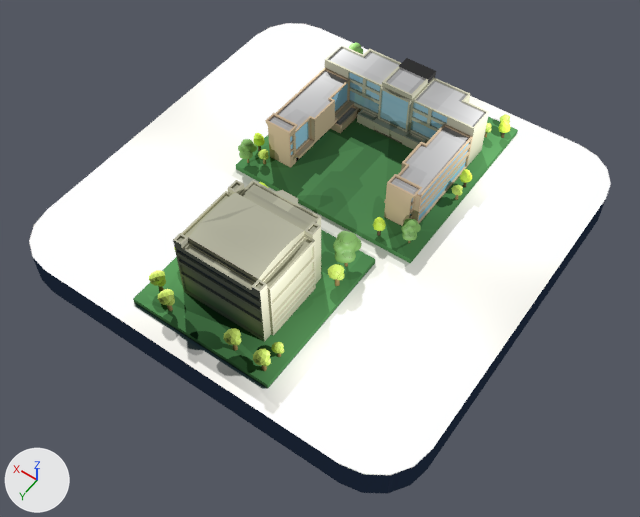
The glTF model model/07.glb as it was, and as the next commit left it.
Both versions are drawn from a 50 mm camera at (-18.9, 27.2, 37.4) aimed at (-1.5, 2.9, -0.8). The lights are fixed; the arrows at lower left show +X, +Y and +Z. Where no turn or scale is listed for an object, it has been applied to the vertices. Vertices at the same position are counted once.

The first picture shows '1', 'Cube.001', 'Cylinder.1278', '管理學院2'.
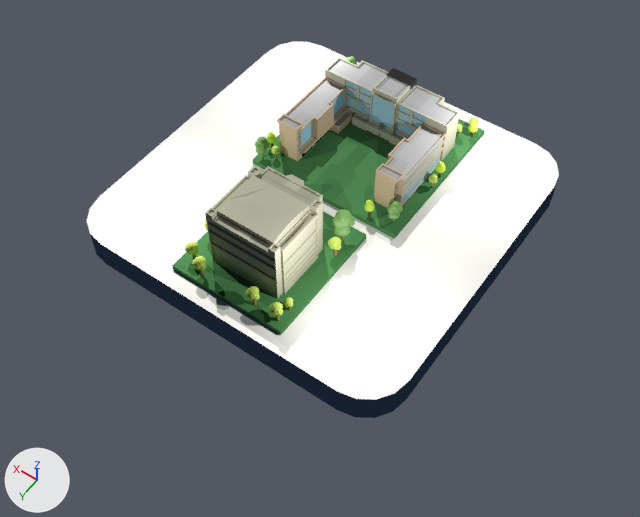
What changed in the scene script:
```text
Change me_cube_001:
    used by ob_cube_001; location = (0.0, 0.0, -0.94)
    remove me_cube_001.from_pydata(...)  # 40 vertices, 76 faces; spans x -12.5..12.5, y -12.5..12.5, z -1.0..1.0
    add me_cube_001.from_pydata(...)  # 7565 vertices, 14862 faces; spans x -12.5..12.5, y -12.5..12.5, z -1.0..5.8
    me_cube_001 part 1: 6909 vertices added at x -6.1..6.0, y -11.2..11.3, z 1.0..5.8
    add me_cube_001.materials.append(mat_米)
    add me_cube_001.materials.append(mat_米橘_009)
    add me_cube_001.materials.append(mat_灰白_水泥__016)
    add me_cube_001.materials.append(mat_窗_玻璃__014)
    add me_cube_001.materials.append(mat_米_006)
    add me_cube_001.materials.append(mat_灰黑_010)
    add me_cube_001.materials.append(mat_樹幹1)
    add me_cube_001.materials.append(mat_樹葉3)
    add me_cube_001.materials.append(mat_樹幹_001)
    add me_cube_001.materials.append(mat_樹葉2_002)
    add me_cube_001.materials.append(mat_樹葉_001)
    add me_cube_001.materials.append(mat_草皮_001)
Change ob_cube_001:
    ob_cube_001.location: (0.0, 0.0, -0.94) -> (0.0, 0.0, 0.23)
    ob_cube_001.scale: (1.0, 1.0, 1.0) -> (0.8, 0.8, 0.881)
Remove ob_管理學院2:
    ob_管理學院2 = bpy.data.objects.new('管理學院2', me_cube_049)
    ob_管理學院2.location = (-0.21, 6.34, 2.71)
Remove ob_cylinder_1278:
    ob_cylinder_1278 = bpy.data.objects.new('Cylinder.1278', me_cylinder_1278)
    ob_cylinder_1278.location = (4.36, -9.8, 0.95)
Remove ob_1:
    ob_1 = bpy.data.objects.new('1', me_底板_001)
    ob_1.location = (-0.11, 6.62, 0.23)
```

Location of each change, (x1, y1, x2, y2) in pixels of the pictures (640 x 517 px):
'Cube.001', reshaped, moved, rescaled (19% narrower, 20% shorter)
    before: (29, 23, 611, 494)
    after: (86, 41, 559, 418)
'管理學院2', deleted
    before: (173, 45, 489, 342)
    faces in mat_米: (173, 180, 321, 342)
    faces in mat_灰白_水泥__016: (269, 48, 486, 195)
    faces in mat_米橘_009: (265, 68, 473, 226)
    faces in mat_米_006: (325, 45, 489, 167)
    faces in mat_窗_玻璃__014: (290, 72, 469, 221)
'1', deleted
    before: (133, 117, 518, 388)
'Cylinder.1278', deleted
    before: (149, 43, 511, 371)
    faces in mat_樹葉2_002: (149, 114, 510, 366)
    faces in mat_樹葉_001: (238, 43, 421, 263)
    faces in mat_樹葉3: (174, 120, 511, 249)
    faces in mat_樹幹_001: (158, 132, 487, 371)
part 1 of me_cube_001, added
    after: (172, 56, 484, 335)
